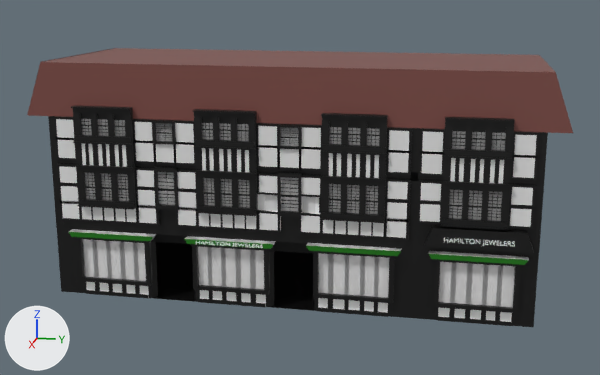
The glTF model src/components/objects/Hjewelers/Hjewelers.gltf: old version first, new version second.
Before and after are seen from a 50 mm lens placed at (141.1, -128.4, 73.0), pointed at (-51.5, -166.9, 24.8). Arrows for +X, +Y and +Z are at lower left; the lights stay in place. Where no turn or scale is listed for an object, it has been applied to the vertices. Vertices at the same position are counted once.

Objects in the first picture: 'Hjewelers'.
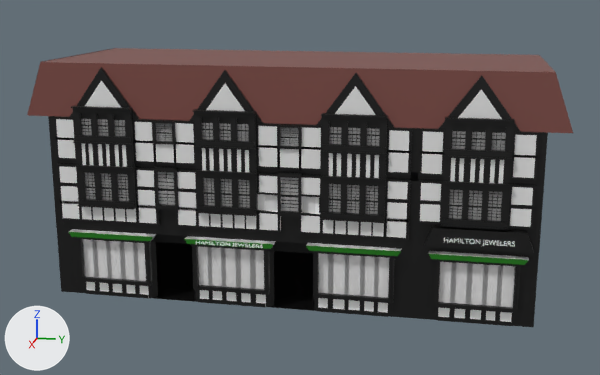
Commit message: add top of windows

Where the newer file only moved an object's origin or applied its transform, the numbers keep the older frame.

Changed parts and their boxes (x1, y1, x2, y2) in the pictures (600 x 375 px):
```json
{"part": 1, "of": "me_cube_004", "change": "built on", "before": [275, 195, 278, 207], "after": [70, 67, 521, 207]}
```

Scene script edits in JSON lines:
```json
{"op": "add", "block": "mat_material_001", "code": ["mat_material_001 = principled_material('Material.001')", "mat_material_001.base_color = (0.0, 0.0, 0.0)  # black #000000"]}
{"op": "add", "block": "mat_material_002", "code": ["mat_material_002 = principled_material('Material.002')", "mat_material_002.base_color = (0.8, 0.8, 0.8)  # white #e7e7e7"]}
{"block": "me_cube_004", "where": "# used by ob_hjewelers; location = (-37.2, -166.8, 49.4)"}
{"op": "remove", "block": "me_cube_004", "code": "me_cube_004.from_pydata(...)  # 10284 vertices, 18969 faces; spans x -37.4..6.9, y -60.0..60.0, z -48.5..6.4"}
{"op": "add", "block": "me_cube_004", "code": "me_cube_004.from_pydata(...)  # 10326 vertices, 19021 faces; spans x -37.4..6.9, y -60.0..60.0, z -48.5..6.4"}
{"block": "me_cube_004", "change": "me_cube_004 part 1"}
{"block": "me_cube_004", "change": "6 vertices are removed from x 4.3, y -0.8..1.4, z -22.6..-8.7"}
{"block": "me_cube_004", "change": "38 faces are deleted"}
{"block": "me_cube_004", "change": "24 vertices are added at x 4.0..4.9, y -49.3..49.7, z -5.9..5.4"}
{"block": "me_cube_004", "change": "12 new vertices lie (1.4, 0.0, 0.0) away from vertices in x 4.0, y -49.3..49.7, z -5.9..5.4"}
{"block": "me_cube_004", "change": "12 new vertices lie (0.7, 0.0, 0.0) away from vertices in x 4.9, y -45.3..45.8, z -3.3..2.7"}
{"block": "me_cube_004", "change": "60 new faces join them, mat_material_001 (black #000000)"}
{"block": "me_cube_004", "change": "20 new faces join them, mat_black_007 (black #010101)"}
{"block": "me_cube_004", "change": "6 new faces join them, mat_white_building_background_002 (white #e7e7e7)"}
{"block": "me_cube_004", "change": "4 new faces join them, mat_material_002 (white #e7e7e7)"}
{"op": "add", "block": "me_cube_004", "code": "me_cube_004.materials.append(mat_material_001)  # black #000000"}
{"op": "add", "block": "me_cube_004", "code": "me_cube_004.materials.append(mat_material_002)  # white #e7e7e7"}
```
